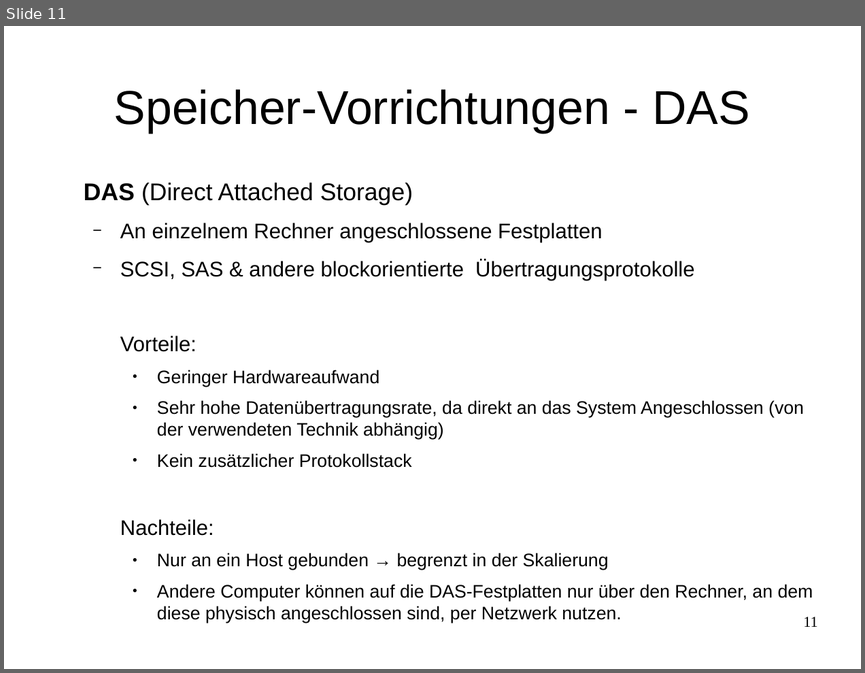
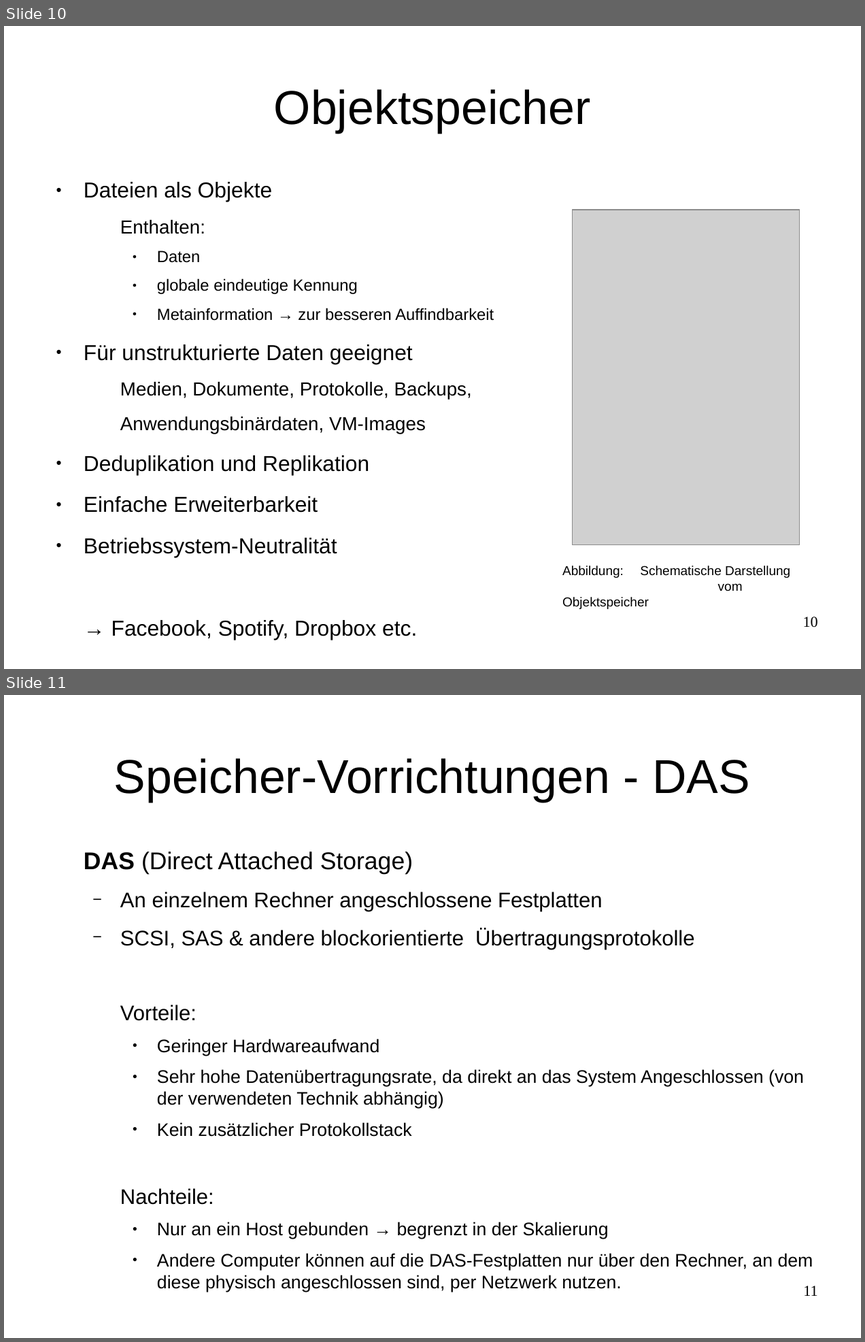
Before and after one commit to celentanos/inora, a slide deck: inora_vortrag_a.odp. Shown one above the other, each under a label of ours: slide 11 before the commit, slides 10 and 11 after it. The pictures are 865x673 and 865x1342 pixels, drawn with LibreOffice and Linux fonts; fonts in the diff are those of the drawing; grey boxes stand for pictures. Boxes give left, top, right and bottom in pixels: in the first picture for what was removed or moved away, otherwise in the second. Text is boxed around its words. In the diff, an @@ line names an element or a change of style, - is before the commit and + after.

```diff
--- a/inora_vortrag_a.odp
+++ b/inora_vortrag_a.odp
@@ slide 10 added at <box>4,26,861,669</box>, background #FFFFFF @@
@@ title added at <box>274,89,591,133</box>, 44 pt, text #000000 @@
+Objektspeicher
@@ text added at <box>84,182,494,639</box>, 20 pt, text #000000 @@
+● Dateien als Objekte
+  Enthalten:
+    ● Daten
+    ● globale eindeutige Kennung
+    ● Metainformation → zur besseren Auffindbarkeit
+● Für unstrukturierte Daten geeignet
+  Medien, Dokumente, Protokolle, Backups,
+  Anwendungsbinärdaten, VM-Images
+● Deduplikation und Replikation
+● Einfache Erweiterbarkeit
+● Betriebssystem-Neutralität
+→ Facebook, Spotify, Dropbox etc.
@@ picture added at <box>572,210,800,545</box> @@
@@ text added at <box>562,565,790,609</box>, 12 pt, text #000000 @@
+Abbildung: Schematische Darstellung
+vom Objektspeicher
@@ page number added at <box>803,616,818,627</box>, 14 pt, text #000000 @@
+10
```
Also in this commit, not shown: 6 slides changed, 1 other slide added, 1 slide removed, 2 other files.
